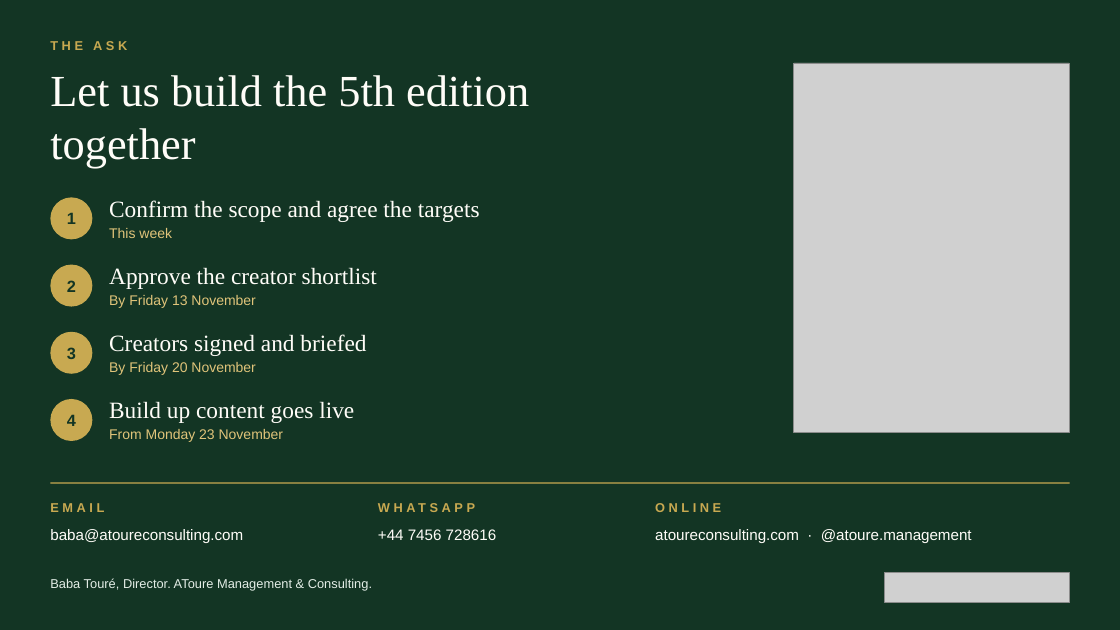
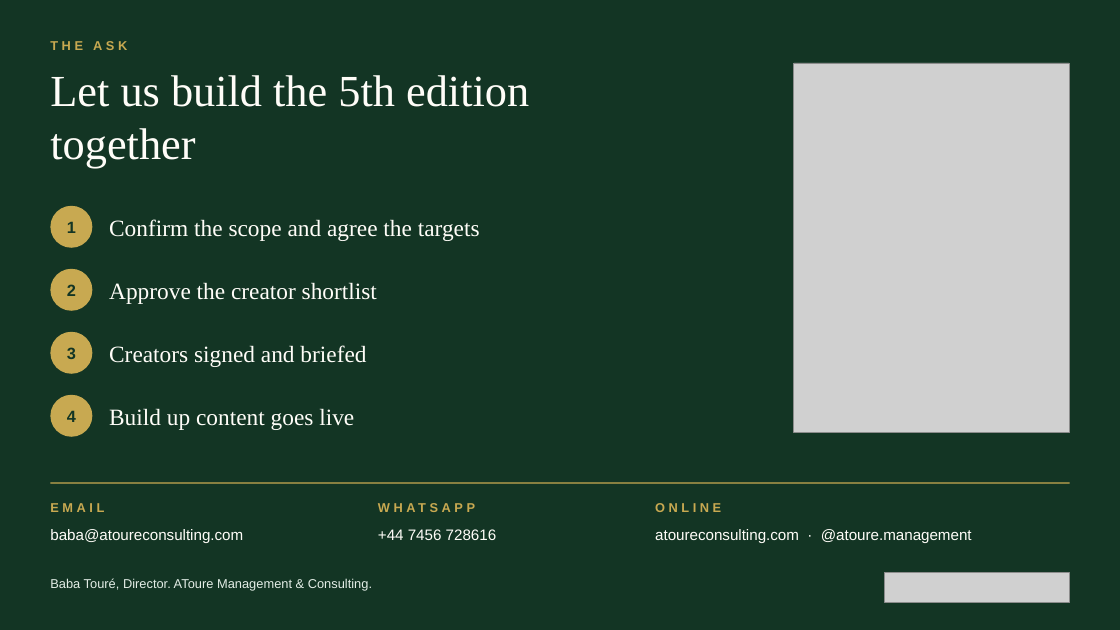
Before and after one commit to atoureconsulting/Mother-Africa, a slide deck: slide 11 of proposition-deck/AToure Mother Africa Festival Proposal.pptx. Drawn at 1120x630 pixels with LibreOffice and Linux fonts; fonts in the diff are those of the drawing; grey boxes stand for pictures; background and template pictures are left out. Boxes give left, top, right and bottom in pixels: in the first picture for what was removed or moved away, otherwise in the second. Text is boxed around its words. In the diff, an @@ line names an element or a change of style, - is before the commit and + after.

```diff
--- a/proposition-deck/AToure Mother Africa Festival Proposal.pptx
+++ b/proposition-deck/AToure Mother Africa Festival Proposal.pptx
@@ text "1": place and size @@
-text "1" at [67,212,76,224]
+text "1" at [67,221,76,233]
@@ ellipse: place and size @@
-ellipse at [50,197,92,239]
+ellipse at [50,206,92,248]
@@ vertical alignment top to middle in 4 elements at [109,408,354,430], [109,345,366,367], [109,282,377,304], [109,219,480,241] @@
@@ text "Confirm the scope and agree ...": place and size @@
-text "Confirm the scope and agree ..." at [109,200,480,222]
+text "Confirm the scope and agree ..." at [109,219,480,241]
@@ text removed at [109,228,172,238] @@
-This week
@@ text "2": place and size @@
-text "2" at [67,280,76,292]
+text "2" at [67,284,76,296]
@@ ellipse: place and size @@
-ellipse at [50,265,92,307]
+ellipse at [50,269,92,311]
@@ text "Approve the creator shortlist": place and size @@
-text "Approve the creator shortlist" at [109,267,377,289]
+text "Approve the creator shortlist" at [109,282,377,304]
@@ text removed at [109,295,255,308] @@
-By Friday 13 November
@@ text removed at [109,362,255,375] @@
-By Friday 20 November
@@ text "4": place and size @@
-text "4" at [67,414,76,426]
+text "4" at [67,410,76,422]
@@ ellipse: place and size @@
-ellipse at [50,399,92,441]
+ellipse at [50,395,92,437]
@@ text removed at [109,429,283,442] @@
-From Monday 23 November
```
Also in this commit, not shown: 6 other slides changed, 1 slide removed, 13 other files.
